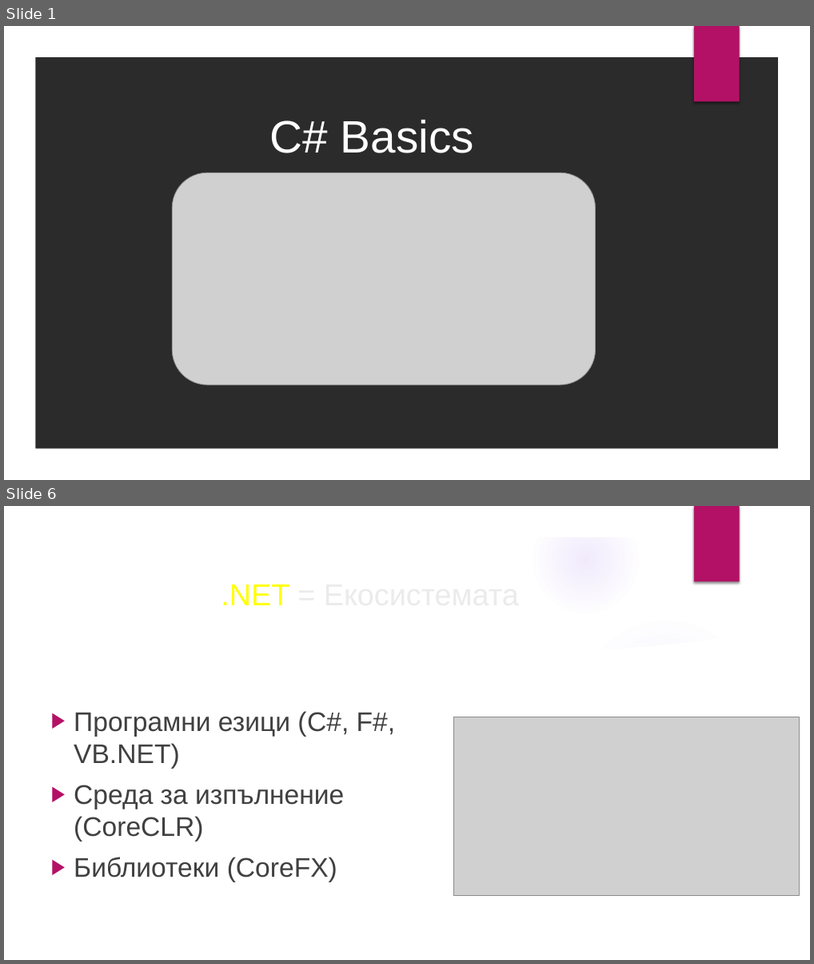
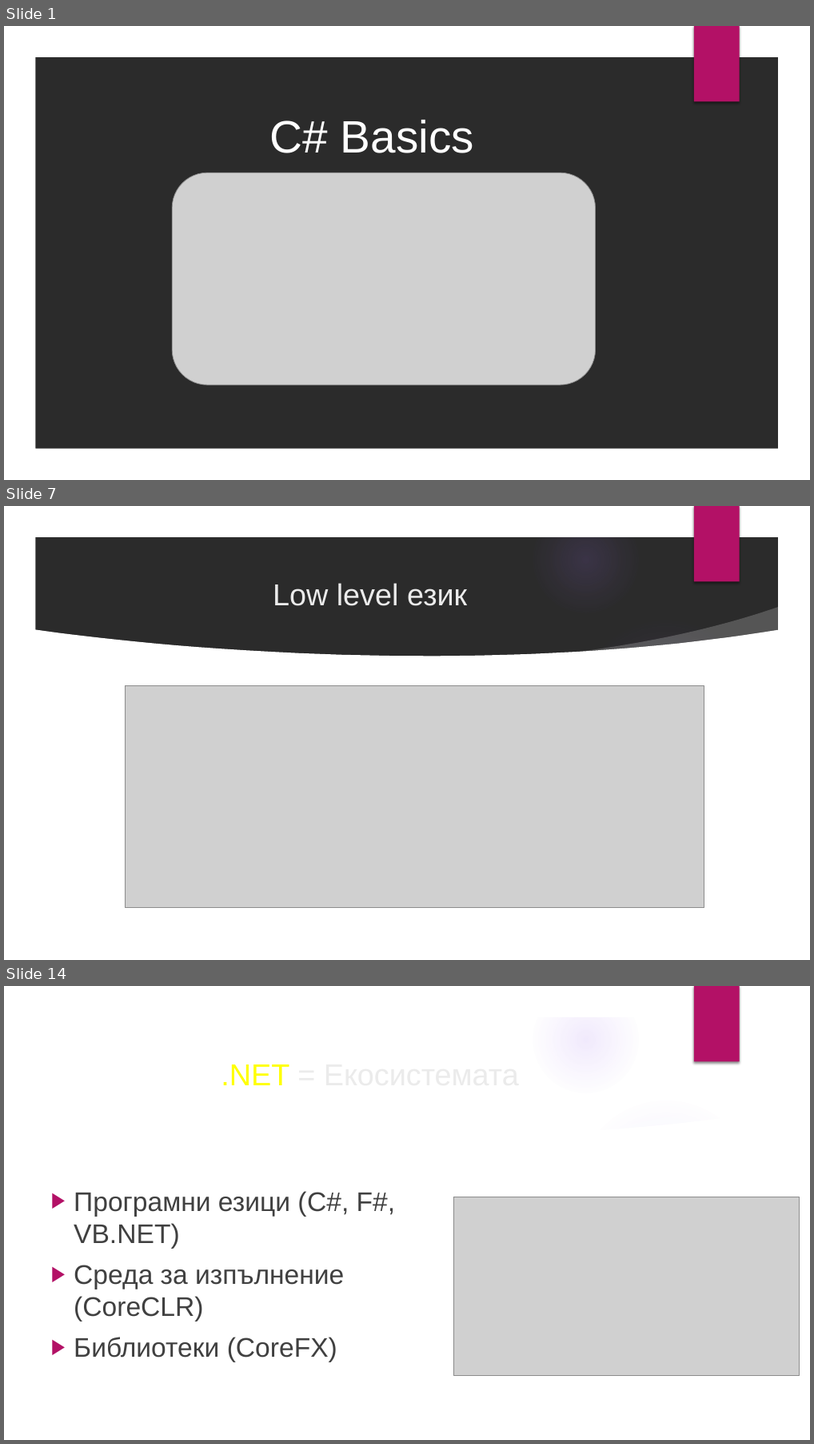
Before and after one commit to velizar92/CSharp-Programming-Presentations, a slide deck: C# Basics.pptx. Shown one above the other, each under a label of ours: slides 1 and 6 before the commit, slides 1, 7 and 14 after it; the slides between them are not shown. The pictures are 814x964 and 814x1444 pixels, drawn with LibreOffice and Linux fonts; fonts in the diff are those of the drawing; grey boxes stand for pictures; background and template pictures are left out; a plain dark background stands for a picture behind light text. Boxes give left, top, right and bottom in pixels: in the first picture for what was removed or moved away, otherwise in the second. Text is boxed around its words. In the diff, an @@ line names an element or a change of style, - is before the commit and + after.

```diff
--- a/C# Basics.pptx
+++ b/C# Basics.pptx
@@ slide 7 added at [4,506,810,960], background picture (left out); not listed: 9 template elements that a slide beside it also shows @@
@@ title added at [273,583,467,606], 36 pt, text #EBEBEB @@
+Low level език
@@ picture added at [125,686,705,908] @@
@@ what was slide 6 is now slide 14 @@
```
Also in this commit, not shown: 8 slides changed, 15 other slides added, 2 slides removed.
